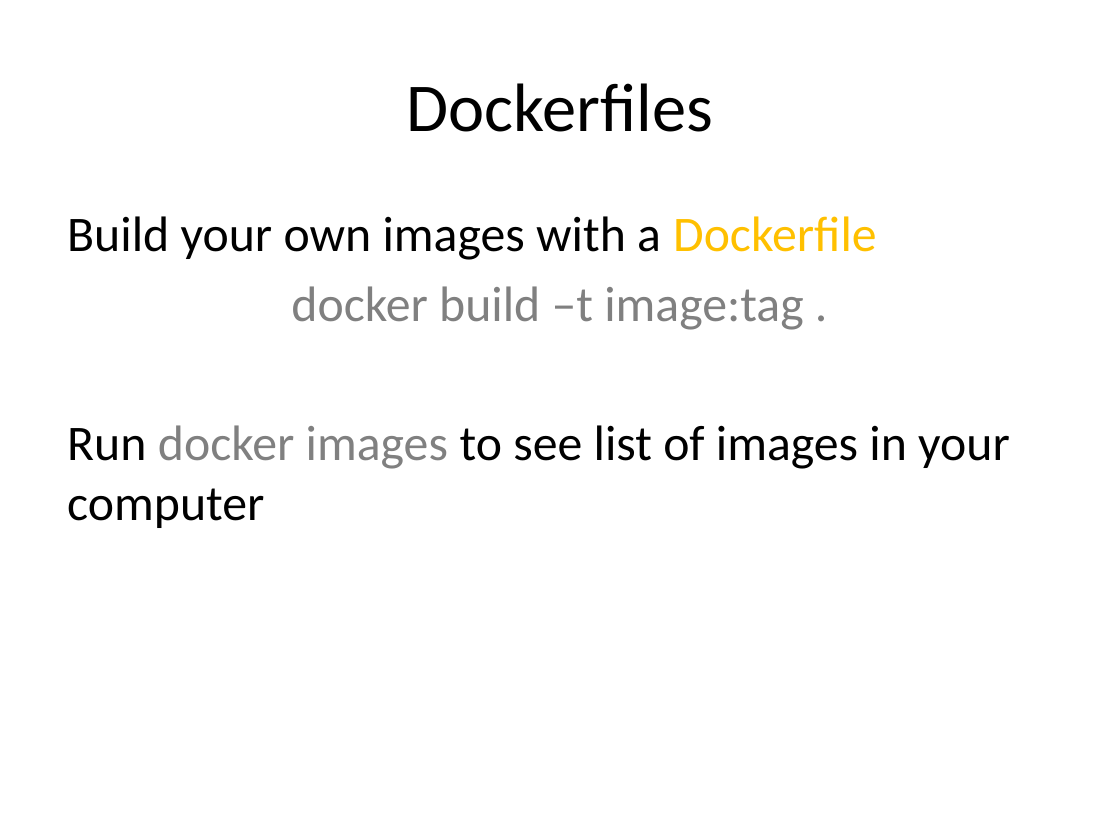
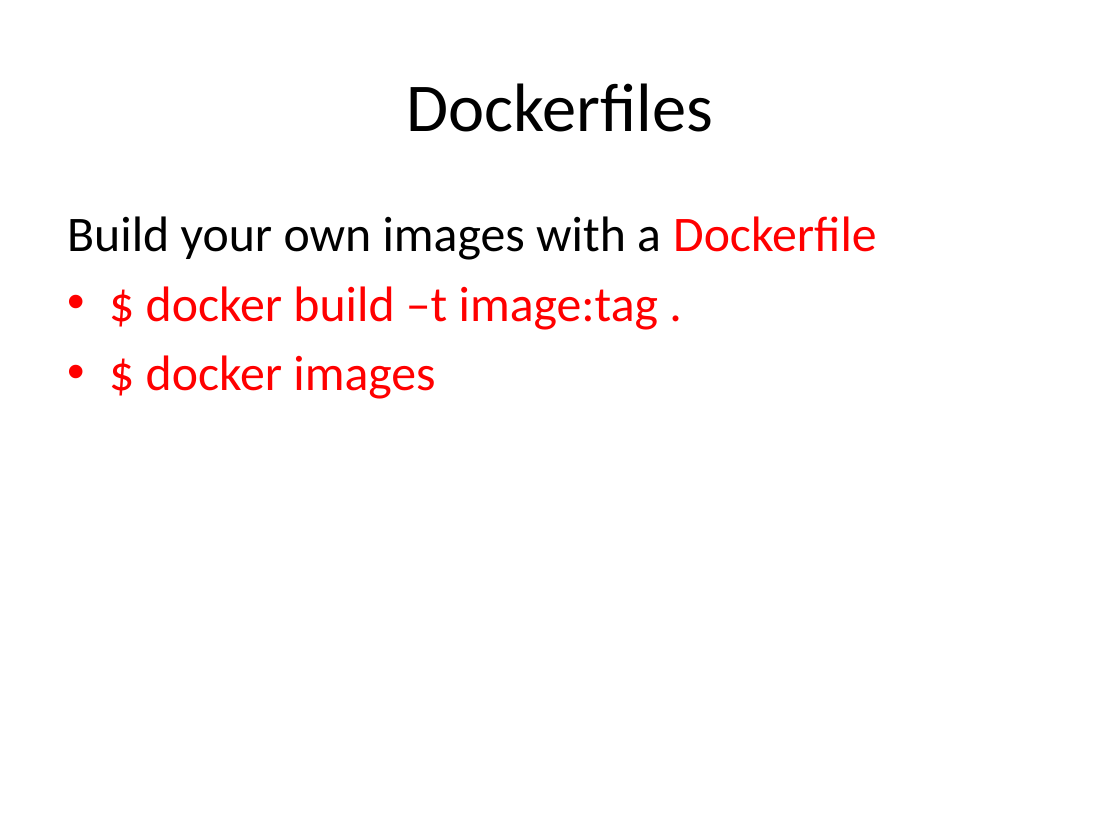
Before and after one commit to wrasdf/ddd-workshop, a slide deck: slide 7 of day-2/ddd-2.pptx. Drawn at 1120x840 pixels with LibreOffice and Linux fonts; fonts in the diff are those of the drawing. Boxes give left, top, right and bottom in pixels: in the first picture for what was removed or moved away, otherwise in the second. Text is boxed around its words. In the diff, an @@ line names an element or a change of style, - is before the commit and + after.

```diff
--- a/day-2/ddd-2.pptx
+++ b/day-2/ddd-2.pptx
@@ text at box(67, 216, 877, 260): text colour #FFC000 to #FF0000 in "Dockerfile" @@
@@ text at box(146, 286, 658, 399): text changed; text colour #808080 to #FF0000 @@
-docker build –t image:tag .
-Run docker images to see list of images in your computer
+• $ docker build –t image:tag .
+• $ docker images
```
Also in this commit, not shown: 4 other slides changed, 1 slide removed, 5 other files.
